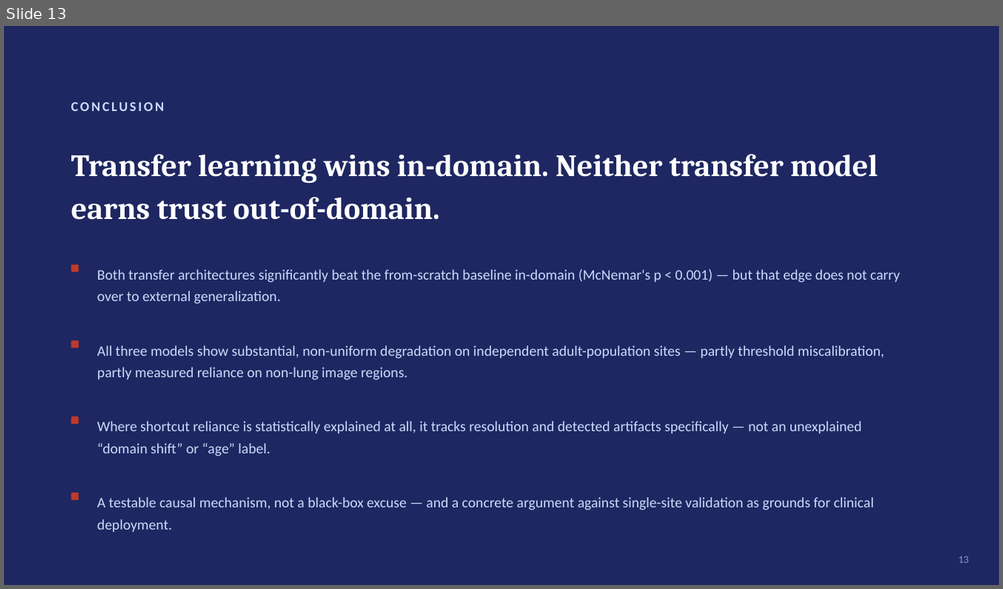
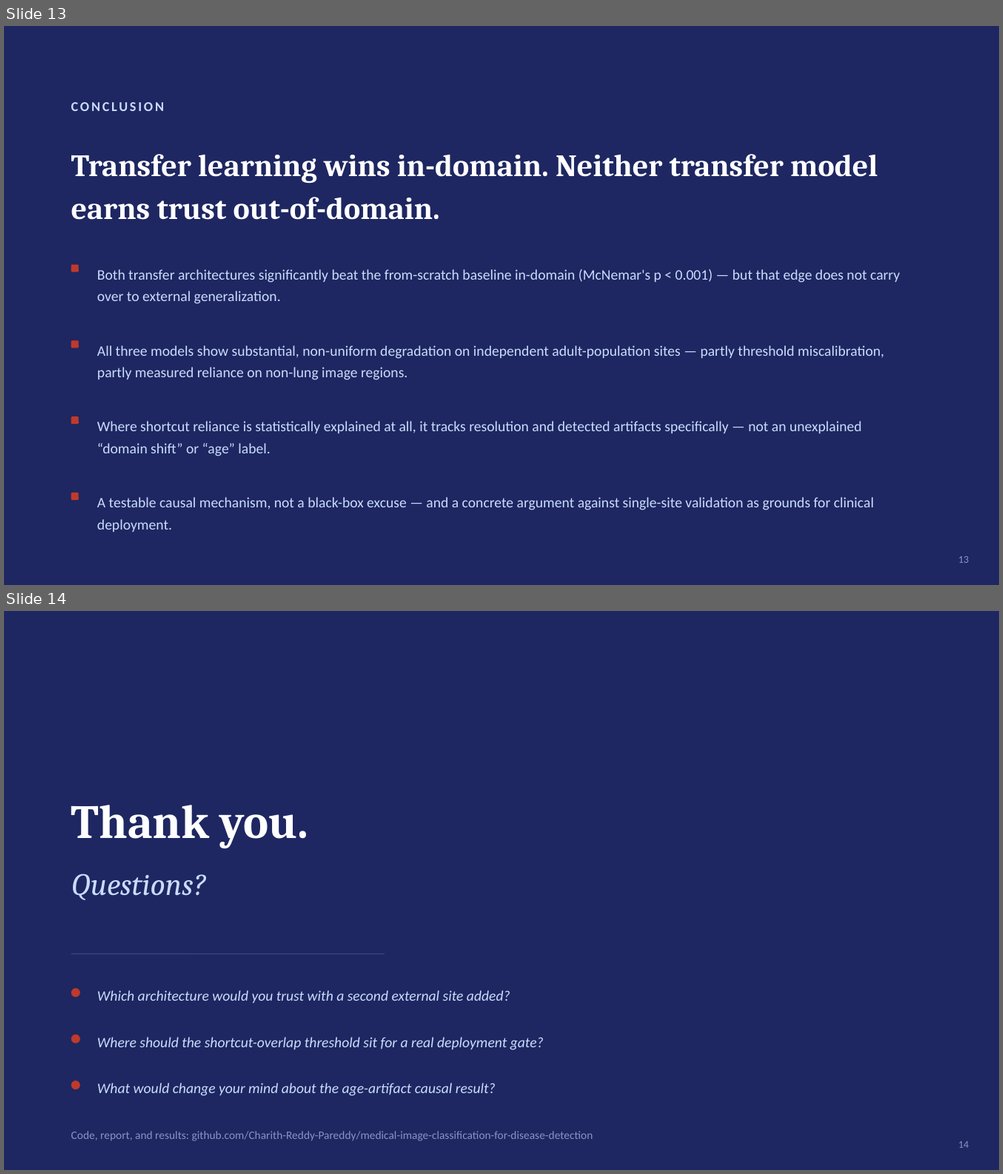
Before and after one commit to Charith-Reddy-Pareddy/medical-image-classification-for-disease-detection, a slide deck: docs/presentation.pptx. Shown one above the other, each under a label of ours: slide 13 before the commit, slides 13 and 14 after it. The pictures are 1003x589 and 1003x1174 pixels, drawn with LibreOffice and Linux fonts; fonts in the diff are those of the drawing. Boxes give left, top, right and bottom in pixels: in the first picture for what was removed or moved away, otherwise in the second. Text is boxed around its words. In the diff, an @@ line names an element or a change of style, - is before the commit and + after.

Commit message:
Add closing Q&A slide to presentation

```diff
--- a/docs/presentation.pptx
+++ b/docs/presentation.pptx
@@ slide 14 added at (x1=4, y1=611, x2=999, y2=1170), background #1E2761 @@
@@ text added at (x1=71, y1=805, x2=309, y2=849), 46 pt, text #FFFFFF, bold @@
+Thank you.
@@ text added at (x1=71, y1=874, x2=206, y2=900), 30 pt, text #CADCFC, italic @@
+Questions?
@@ line added from (71, 954) to (384, 954), #3A4180 1 pt @@
@@ ellipse added at (x1=71, y1=988, x2=80, y2=997), fill #C0392B @@
@@ text added at (x1=97, y1=991, x2=510, y2=1003), 14 pt, text #CADCFC, italic @@
+Which architecture would you trust with a second external site added?
@@ ellipse added at (x1=71, y1=1035, x2=80, y2=1044), fill #C0392B @@
@@ text added at (x1=97, y1=1037, x2=543, y2=1051), 14 pt, text #CADCFC, italic @@
+Where should the shortcut-overlap threshold sit for a real deployment gate?
@@ ellipse added at (x1=71, y1=1081, x2=80, y2=1090), fill #C0392B @@
@@ text added at (x1=97, y1=1083, x2=495, y2=1096), 14 pt, text #CADCFC, italic @@
+What would change your mind about the age-artifact causal result?
@@ text added at (x1=71, y1=1131, x2=593, y2=1142), 11 pt, text #8A93C4 @@
+Code, report, and results: github.com/Charith-Reddy-Pareddy/medical-image-classification-for-disease-detection
@@ text added at (x1=958, y1=1142, x2=968, y2=1148), 10 pt, text #8A93C4 @@
+14
```
